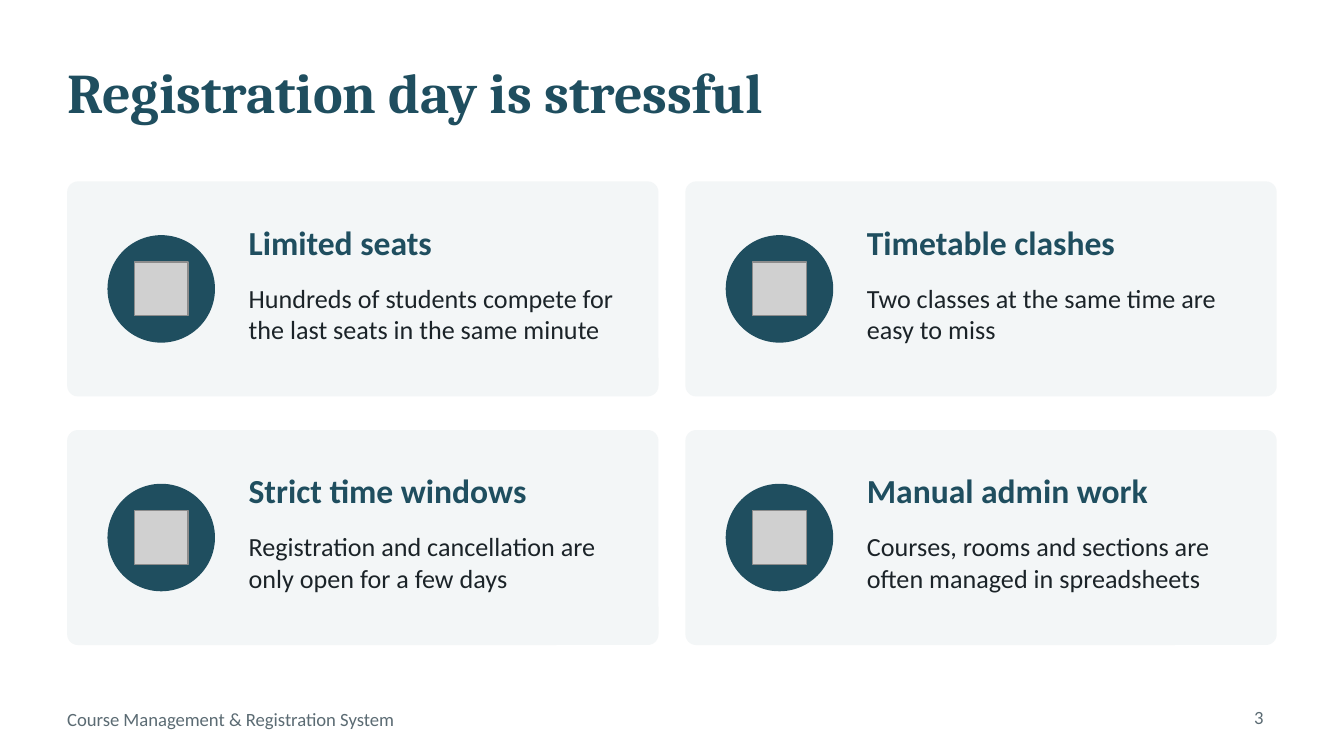
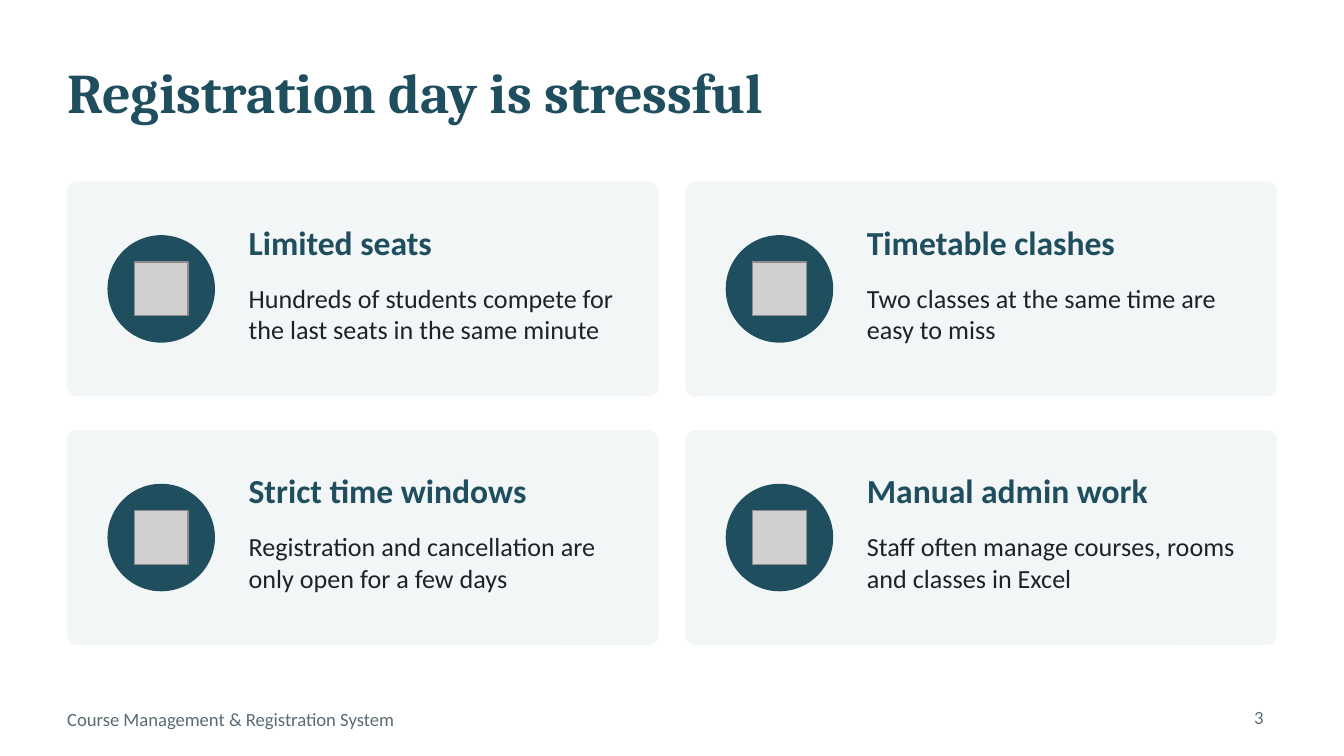
Before and after one commit to JustALog/Course-management-system, a slide deck: slide 3 of report/presentation.pptx. Drawn at 1344x756 pixels with LibreOffice and Linux fonts; fonts in the diff are those of the drawing; grey boxes stand for pictures. Boxes give left, top, right and bottom in pixels: in the first picture for what was removed or moved away, otherwise in the second. Text is boxed around its words. In the diff, an @@ line names an element or a change of style, - is before the commit and + after.

```diff
--- a/report/presentation.pptx
+++ b/report/presentation.pptx
@@ text at box(867, 538, 1234, 588): text changed @@
-Courses, rooms and sections are often managed in spreadsheets
+Staff often manage courses, rooms and classes in Excel
```
Also in this commit, not shown: 3 other slides changed, 4 other files.
